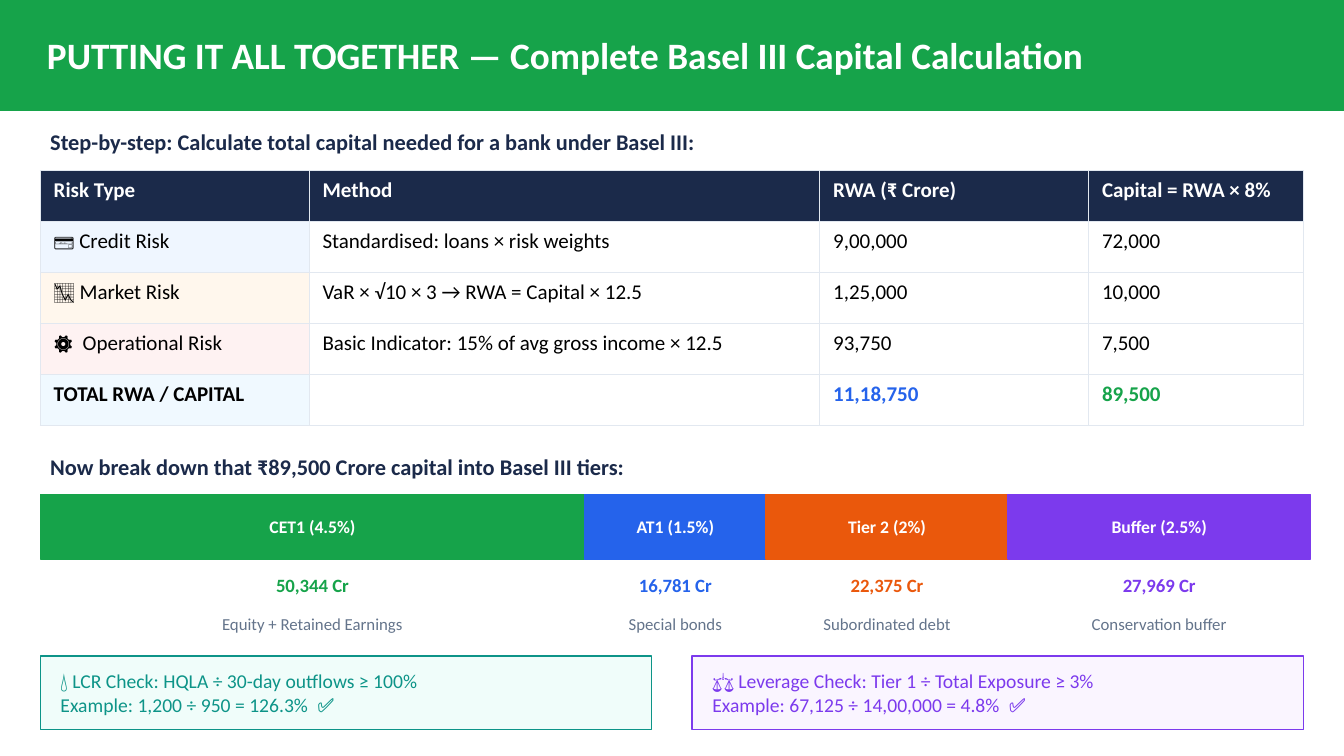
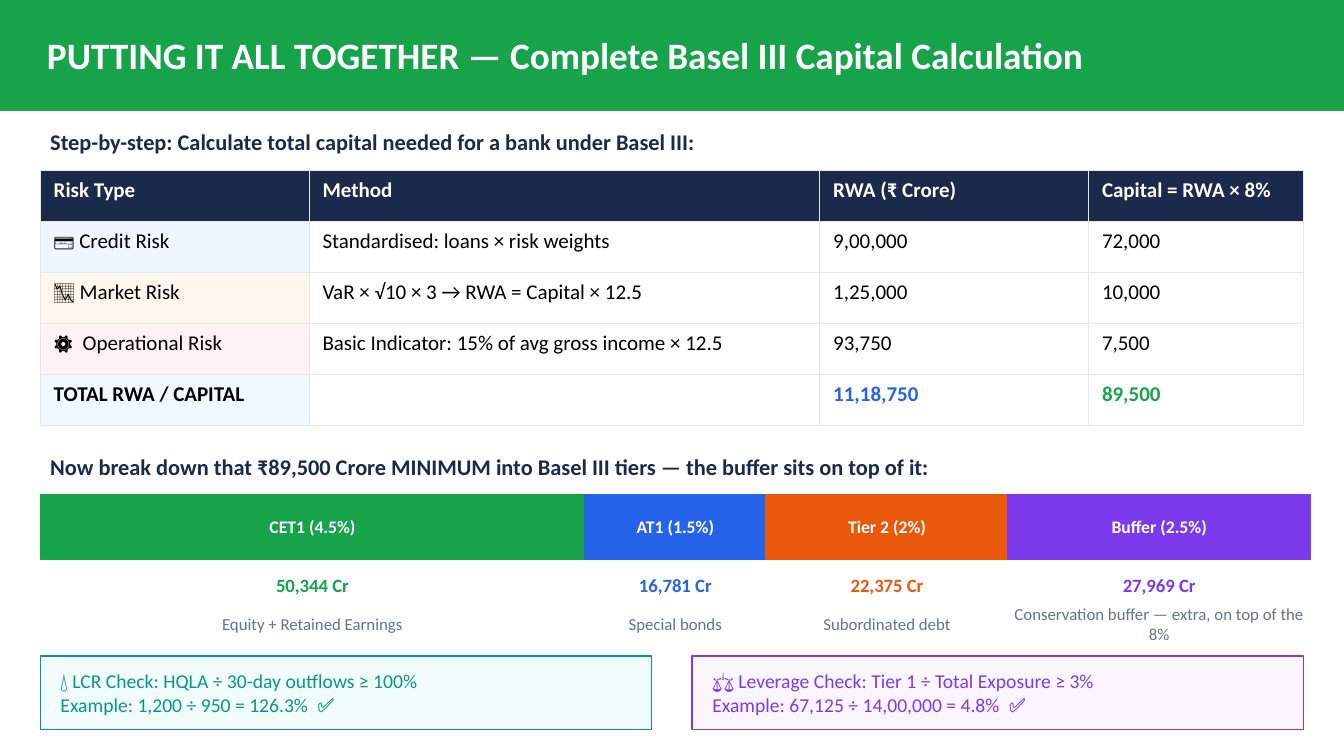
Before and after one commit to tejasgjadhav/AIFINANCE, a slide deck: slide 5 of slides/Module-05-Risk-Modelling.pptx (slide 4 before the commit). Drawn at 1344x756 pixels with LibreOffice and Linux fonts; fonts in the diff are those of the drawing. Boxes give left, top, right and bottom in pixels: in the first picture for what was removed or moved away, otherwise in the second. Text is boxed around its words. In the diff, an @@ line names an element or a change of style, - is before the commit and + after.

```diff
--- a/slides/Module-05-Risk-Modelling.pptx
+++ b/slides/Module-05-Risk-Modelling.pptx
@@ text at <box>50,459,928,479</box>: text changed @@
-Now break down that ₹89,500 Crore capital into Basel III tiers:
+Now break down that ₹89,500 Crore MINIMUM into Basel III tiers — the buffer sits on top of it:
@@ text at <box>1014,608,1304,640</box>: text changed @@
-Conservation buffer
+Conservation buffer — extra, on top of the 8%
```
Also in this commit, not shown: 7 other slides changed.
